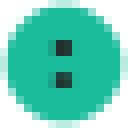
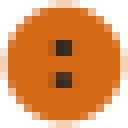
Layered file, before and after one edit (128x128). Changes by layer:
added layer "NeonKey.png #1" above "NeonKey.png" over (x1=0, y1=0, x2=128, y2=128)
hid "NeonKey.png" over (x1=0, y1=0, x2=128, y2=128)
